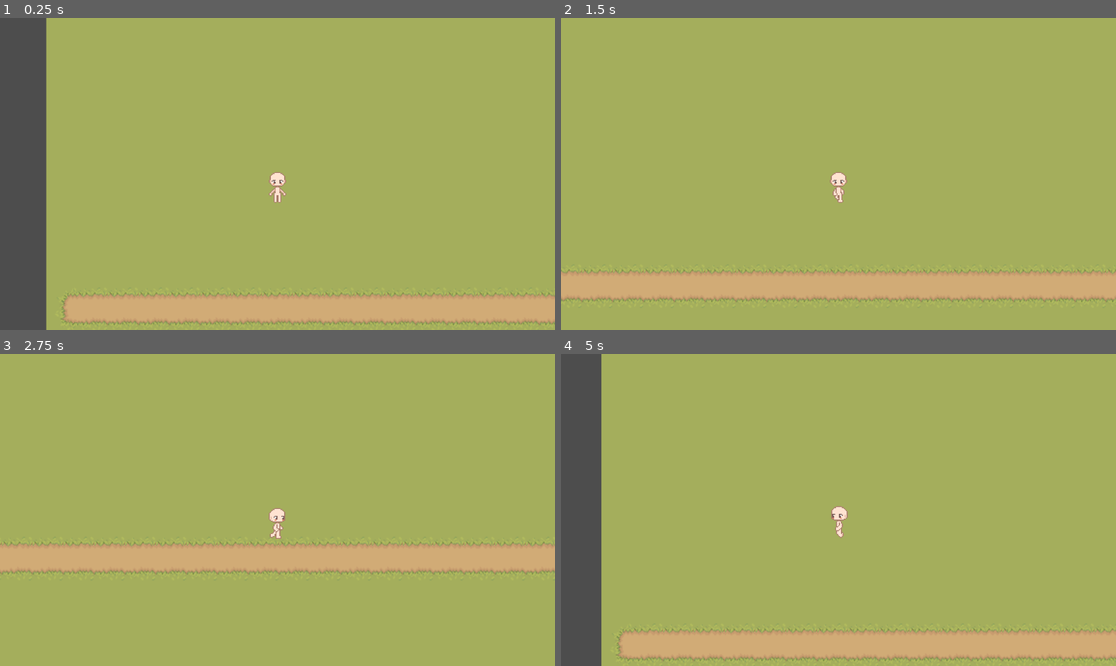
Above: before the commit, frames 1-4 (two rows, left to right).
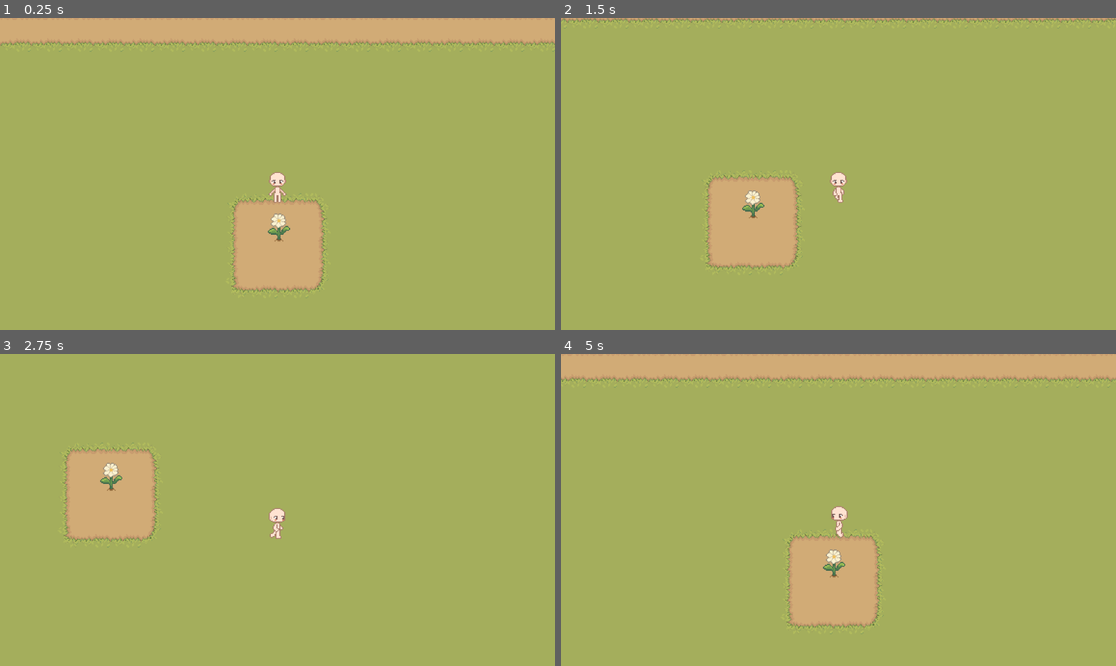
Above: after the commit, the same moments.

Repository: kevyntapnio/florella
Game: Godot game, scene res://tileset/level_farm.tscn
The game is run twice, just before and just after one commit, with the same random seed, the same clock (stepped at 60 frames per second) and the same inputs. Before the commit the project has no main scene; this scene is started directly in both runs.
Inputs:
- Up to frame 1 (0.25 s): no input
- Up to frame 2 (1.5 s): hold D (move_right) 0.53-1.28 s; tap E (interact, bound only after the commit) at 0.6, 1.35 s; hold S (move_down) from 1.28 s (still down)
- Up to frame 3 (2.75 s): release S (move_down) at 2.03 s; hold D (move_right) from 2.03 s (still down); tap E (interact, bound only after the commit) at 2.1 s
- Up to frame 4 (5 s): release D (move_right) at 2.78 s; hold W (move_up) 2.78-3.53 s; tap E (interact, bound only after the commit) at 2.85, 3.6, 4.35 s; hold A (move_left) from 3.53 s (still down)

The runs differ from the first frame. In frame 1, 28% of the frame differs, in the area x 0-100%, y 0-100%; in frame 2, 14%; in frame 3, 13%; in frame 4, 27%.

Commit message:
verify interaction system works

Diff:
--- a/objects/daisy.gd
+++ b/objects/daisy.gd
@@ -1,11 +1,4 @@
 extends Node2D
 
-
-# Called when the node enters the scene tree for the first time.
-func _ready() -> void:
-	pass # Replace with function body.
-
-
-# Called every frame. 'delta' is the elapsed time since the previous frame.
-func _process(delta: float) -> void:
-	pass
+func on_interact():
+	print("flower harvested")
--- /dev/null
+++ b/objects/daisy.tscn
@@ -0,0 +1,25 @@
+[gd_scene format=3 uid="uid://cqtguk5mgbqpi"]
+
+[ext_resource type="Script" uid="uid://dpo3lkrut81td" path="res://objects/daisy.gd" id="1_ow11x"]
+[ext_resource type="Texture2D" uid="uid://b3c3j06x5equ8" path="res://sprites/daisy sprite sheet.png" id="2_q3yrv"]
+[ext_resource type="Script" uid="uid://cmb1wrnroabm0" path="res://objects/interactable.gd" id="3_bus1m"]
+
+[sub_resource type="CircleShape2D" id="CircleShape2D_iwt7r"]
+radius = 19.0
+
+[node name="Daisy" type="Node2D" unique_id=1747781451]
+script = ExtResource("1_ow11x")
+
+[node name="Sprite2D" type="Sprite2D" parent="." unique_id=2028254702]
+texture_filter = 1
+texture = ExtResource("2_q3yrv")
+offset = Vector2(0, -13.205)
+hframes = 5
+frame = 4
+
+[node name="InteractionArea" type="Area2D" parent="." unique_id=289164790]
+script = ExtResource("3_bus1m")
+
+[node name="CollisionShape2D" type="CollisionShape2D" parent="InteractionArea" unique_id=971296038]
+position = Vector2(0, 7)
+shape = SubResource("CircleShape2D_iwt7r")
--- a/objects/interactable.gd
+++ b/objects/interactable.gd
@@ -1,11 +1,10 @@
 extends Area2D
 
+class_name Interactable
 
-# Called when the node enters the scene tree for the first time.
-func _ready() -> void:
-	pass # Replace with function body.
+func interact():
+	print("Interactable triggered")
+	var parent = get_parent()
 
-
-# Called every frame. 'delta' is the elapsed time since the previous frame.
-func _process(delta: float) -> void:
-	pass
+	if parent.has_method("on_interact"):
+		parent.on_interact()
--- a/player.gd
+++ b/player.gd
@@ -10,6 +10,7 @@
 
 func _physics_process(delta):
 
+	print(nearby_interactables)
 	find_closest_interactable()
 
 	# Movement
@@ -47,24 +48,25 @@
 
 	# Object interaction
 	if Input.is_action_just_pressed("interact"):
+		print("Closest interactable value -> ", closest_interactable)
+
 		if closest_interactable:
 			closest_interactable.interact()
 
+func _on_interaction_area_area_entered(area: Area2D) -> void:
+	if area is Interactable:
+		nearby_interactables.append(area)
 
-func _on_interaction_area_body_entered(body: Node2D) -> void:
-	if body.is_in_group("interactable"):
-		nearby_interactables.append(body)
-
-func _on_interaction_area_body_exited(body: Node2D) -> void:
-	if body.is_in_group("interactable"):
-		nearby_interactables.erase(body)
+func _on_interaction_area_area_exited(area: Area2D) -> void:
+	if area is Interactable:
+		nearby_interactables.erase(area)
 
 func find_closest_interactable():
 	var closest_object = null
 	var current_smallest_distance = INF
 
 	for object in nearby_interactables:
-		var distance = global_position.distance_to(object.global_position)
+		var distance = global_position.distance_to(object.get_parent().global_position)
 
 		if distance < current_smallest_distance:
 			current_smallest_distance = distance
--- a/player.tscn
+++ b/player.tscn
@@ -160,6 +160,9 @@
 "speed": 4.0
 }]
 
+[sub_resource type="CircleShape2D" id="CircleShape2D_onrkg"]
+radius = 19.0
+
 [node name="Player" type="CharacterBody2D" unique_id=1372264591]
 script = ExtResource("1_onrkg")
 
@@ -180,6 +183,10 @@
 [node name="InteractionArea" type="Area2D" parent="." unique_id=1981826413]
 
 [node name="CollisionShape2D" type="CollisionShape2D" parent="InteractionArea" unique_id=114551351]
+position = Vector2(0, 14)
+shape = SubResource("CircleShape2D_onrkg")
 
+[connection signal="area_entered" from="InteractionArea" to="." method="_on_interaction_area_area_entered"]
+[connection signal="area_exited" from="InteractionArea" to="." method="_on_interaction_area_area_exited"]
 [connection signal="body_entered" from="InteractionArea" to="." method="_on_interaction_area_body_entered"]
 [connection signal="body_exited" from="InteractionArea" to="." method="_on_interaction_area_body_exited"]
--- a/project.godot
+++ b/project.godot
@@ -11,6 +11,7 @@
 [application]
 
 config/name="learning project"
+run/main_scene="uid://us2ojftsqtjc"
 config/features=PackedStringArray("4.6", "Mobile")
 config/icon="res://icon.svg"
 
@@ -36,6 +37,11 @@
 "events": [Object(InputEventKey,"resource_local_to_scene":false,"resource_name":"","device":-1,"window_id":0,"alt_press …(192 unchanged characters)…
 ]
 }
+interact={
+"deadzone": 0.2,
+"events": [Object(InputEventKey,"resource_local_to_scene":false,"resource_name":"","device":-1,"window_id":0,"alt_pressed":false,"shift_pressed":false,"ctrl_pressed":false,"meta_pressed":false,"pressed":false,"keycode":0,"physical_keycode":69,"key_label":0,"unicode":101,"location":0,"echo":false,"script":null)
+]
+}
 
 [physics]
 
--- a/tileset/level_farm.tscn
+++ b/tileset/level_farm.tscn
@@ -3,10 +3,12 @@
 [ext_resource type="TileSet" uid="uid://d14sq78rllnfu" path="res://tileset/grass-dirt.tres" id="1_s088y"]
 [ext_resource type="Script" uid="uid://m8ldb56nw16r" path="res://tilemap_logic_layer.gd" id="2_k5frs"]
 [ext_resource type="PackedScene" uid="uid://btttkhmphug02" path="res://player.tscn" id="3_k5frs"]
+[ext_resource type="PackedScene" uid="uid://cqtguk5mgbqpi" path="res://objects/daisy.tscn" id="4_lurls"]
 
 [node name="Node2D" type="Node2D" unique_id=1369154645]
 
 [node name="tilemap_logic_layer" type="TileMapLayer" parent="." unique_id=1262344226 node_paths=PackedStringArray("dirt_layer")]
+texture_filter = 1
 tile_map_data = PackedByteArray("AAD/////AAAAAAMAAAD//wAAAAAAAAMAAAD//wEAAAAAAAMAAAD//wIAAAAAAAMAAAD//wMAAAAAAAMAAAD//w …(27056 unchanged characters)…
 tile_set = ExtResource("1_s088y")
 script = ExtResource("2_k5frs")
@@ -14,9 +16,13 @@
 always_update = true
 
 [node name="display_layer" type="TileMapLayer" parent="." unique_id=935761495]
+texture_filter = 1
 position = Vector2(-16, -16)
 tile_map_data = PackedByteArray("AAD/////AAAAAAMAAAAAAP//AAAAAAMAAAD//wAAAAAAAAMAAAAAAAAAAAAAAAMAAAD//wEAAAAAAAMAAAAAAA …(28432 unchanged characters)…
 tile_set = ExtResource("1_s088y")
 
 [node name="Player" parent="." unique_id=1372264591 instance=ExtResource("3_k5frs")]
-position = Vector2(192, 196)
+position = Vector2(367, 486)
+
+[node name="Daisy" parent="." unique_id=1747781451 instance=ExtResource("4_lurls")]
+position = Vector2(368, 553)
